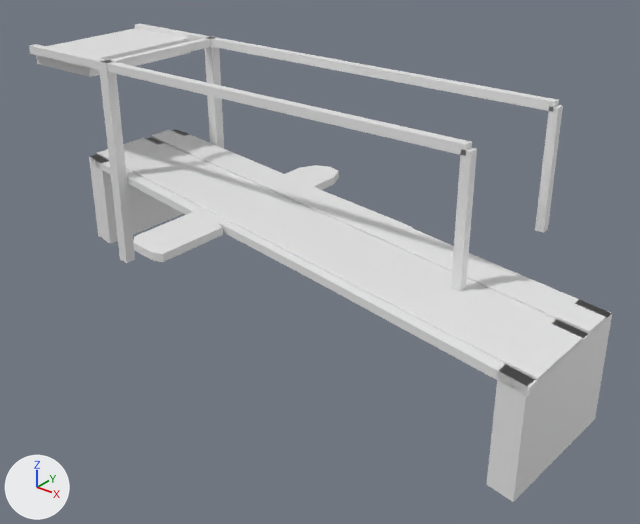
Before and after pictures for a commit that changed the glTF model models/doetinchem/doetinchem-energiebrug/doetinchem-energiebrug.glb.
Before and after are seen from a 50 mm lens placed at (51.6, -61.2, 34.3), pointed at (2.2, 0.5, -3.9). The axes (+X, +Y, +Z) are drawn at lower left. The lights are the same throughout. The first picture is the older version.

The older version as bpy lines, for what is in view:
```python
ob_building_balans = bpy.data.objects.new('building:balans', me_balans)
ob_building_balans.location = (0.0, 0.0, 0.0)
ob_building_balans_2 = bpy.data.objects.new('building:balans 2', me_balans_2)
ob_building_balans_2.location = (0.0, 0.0, 0.0)
ob_building_contragewicht = bpy.data.objects.new('building:contragewicht', me_contragewicht)
ob_building_contragewicht.location = (0.0, 0.0, 0.0)
ob_building_hamei = bpy.data.objects.new('building:hamei', me_hamei)
ob_building_hamei.location = (0.0, 0.0, 0.0)
ob_building_hamei_2 = bpy.data.objects.new('building:hamei 2', me_hamei_2)
ob_building_hamei_2.location = (0.0, 0.0, 0.0)
ob_building_hangstang = bpy.data.objects.new('building:hangstang', me_hangstang)
ob_building_hangstang.location = (0.0, 0.0, 0.0)
ob_building_hangstang_2 = bpy.data.objects.new('building:hangstang 2', me_hangstang_2)
ob_building_hangstang_2.location = (0.0, 0.0, 0.0)
ob_building_portaal = bpy.data.objects.new('building:portaal', me_portaal)
ob_building_portaal.location = (0.0, 0.0, 0.0)
ob_road_rijbaan_lokale_weg = bpy.data.objects.new('road:rijbaan lokale weg', me_rijbaan_lokale_weg)
ob_road_rijbaan_lokale_weg.location = (0.0, 0.0, 0.0)
# also in view: 'road:fietspad' at (0.0, 4.3, 0.2); 'road:landhoofd (aangenomen) 2' at (29.8, -5.4, -4.9); 'road:landhoofd (aangenomen)' at (-29.8, 5.7, -4.9); 'road:dek' at (0.0, 0.0, -0.3)
```
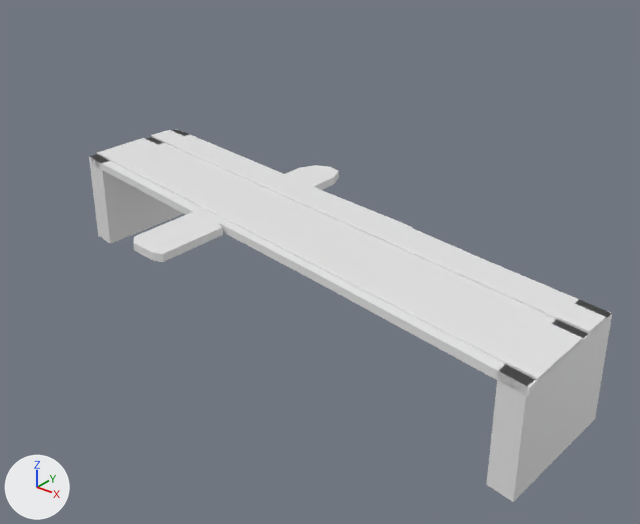
Pixel boxes [x1, y1, x2, y2] of what changed, in the pictures (640 x 524 px):
'building:balans 2', deleted: before [29, 44, 472, 155]
'building:balans', deleted: before [135, 24, 559, 112]
'building:hamei 2', deleted: before [99, 60, 135, 263]
'building:contragewicht', deleted: before [36, 28, 190, 77]
'building:hangstang 2', deleted: before [451, 148, 477, 291]
'building:hangstang', deleted: before [535, 105, 563, 233]
'building:hamei', deleted: before [205, 36, 224, 149]
'building:portaal', deleted: before [108, 37, 211, 66]

The change in detail:
Object 'building:hamei' (ob_building_hamei) is deleted.
Object 'building:hamei 2' (ob_building_hamei_2) is deleted.
Object 'building:portaal' (ob_building_portaal) is deleted.
Object 'building:balans' (ob_building_balans) is deleted.
Object 'building:hangstang' (ob_building_hangstang) is deleted.
Object 'building:balans 2' (ob_building_balans_2) is deleted.
Object 'building:hangstang 2' (ob_building_hangstang_2) is deleted.
Object 'building:contragewicht' (ob_building_contragewicht) is deleted.
